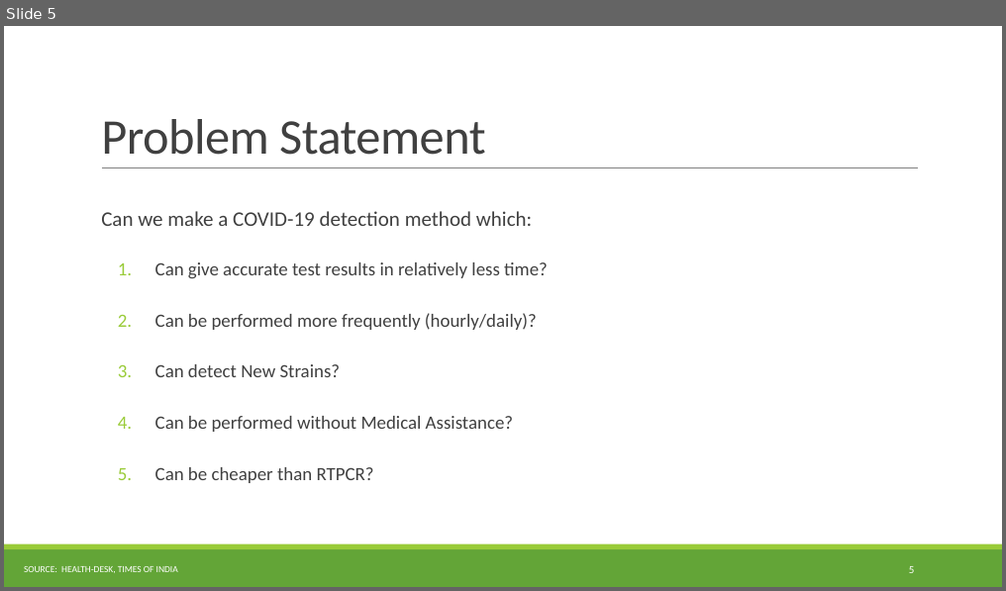
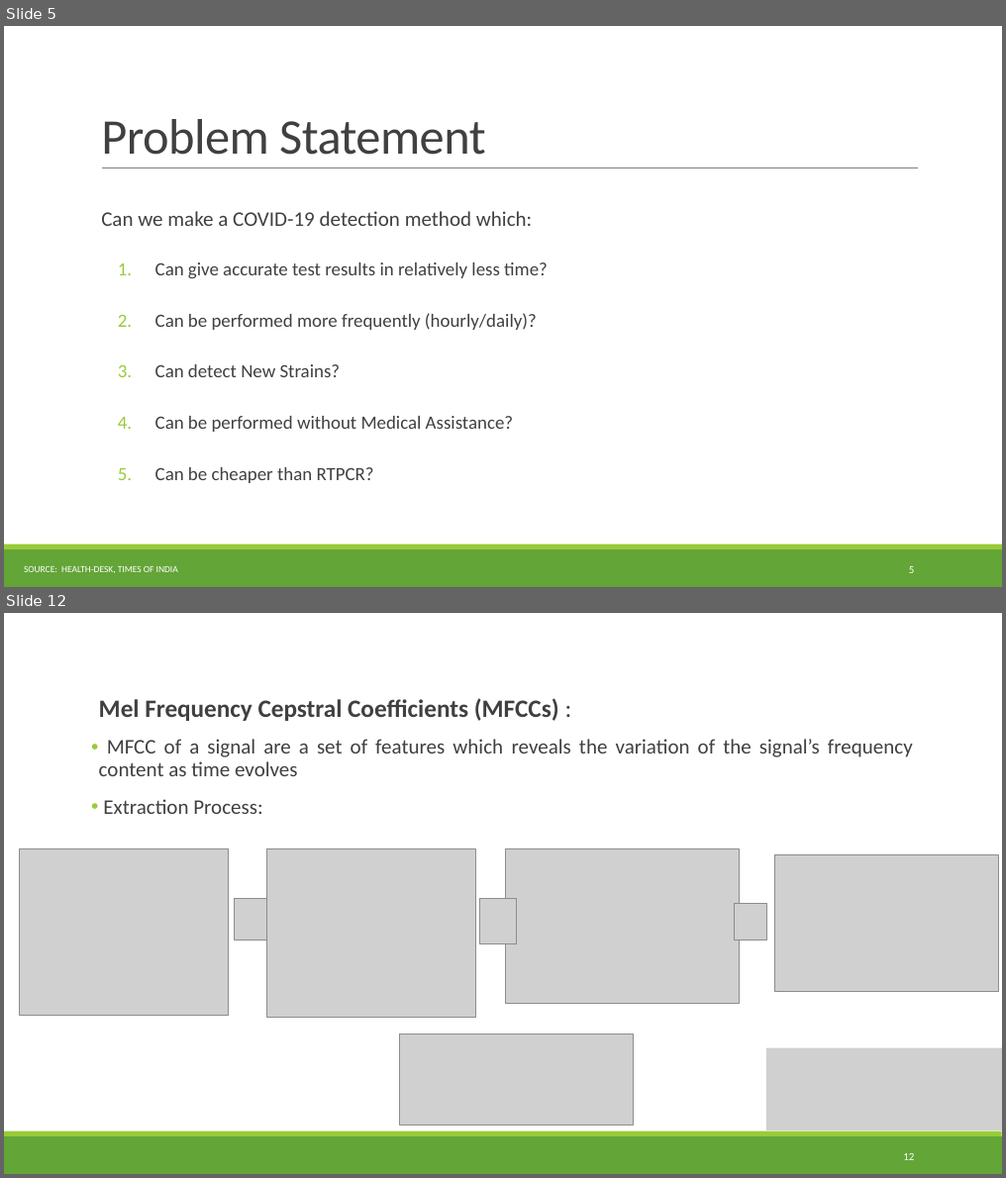
Before and after one commit to HimanshuKGP007/COV_Project, a slide deck: BTP_Files/PPT/BTP Presentation.pptx. Shown one above the other, each under a label of ours: slide 5 before the commit, slides 5 and 12 after it; the slides between them are not shown. The pictures are 1006x591 and 1006x1178 pixels, drawn with LibreOffice and Linux fonts; fonts in the diff are those of the drawing; grey boxes stand for pictures. Boxes give left, top, right and bottom in pixels: in the first picture for what was removed or moved away, otherwise in the second. Text is boxed around its words. In the diff, an @@ line names an element or a change of style, - is before the commit and + after.

Commit message:
BTP Ppt till MFCC

```diff
--- a/BTP_Files/PPT/BTP Presentation.pptx
+++ b/BTP_Files/PPT/BTP Presentation.pptx
@@ slide 12 added at [4,613,1002,1174], background #FFFFFF; not listed: 2 template elements that a slide beside it also shows @@
@@ text added at [99,698,913,814], 20 pt, text #404040 @@
+  Mel Frequency Cepstral Coefficients (MFCCs) :
+• MFCC of a signal are a set of features which reveals the variation of the signal’s frequency content as time evolves
+• Extraction Process:
@@ picture added at [20,849,229,1017] @@
@@ picture added at [266,849,475,1018] @@
@@ picture added at [506,849,740,1004] @@
@@ picture added at [774,856,999,992] @@
@@ picture added at [235,899,268,941] @@
@@ picture added at [479,899,516,944] @@
@@ picture added at [734,903,767,940] @@
@@ picture added at [400,1035,634,1125] @@
@@ picture added at [766,1049,1002,1131] @@
@@ page number added at [903,1154,914,1160], 10.5 pt, text #FFFFFF @@
+12
```
Also in this commit, not shown: 6 slides changed, 12 other slides added, 4 slides removed, 9 other files.
